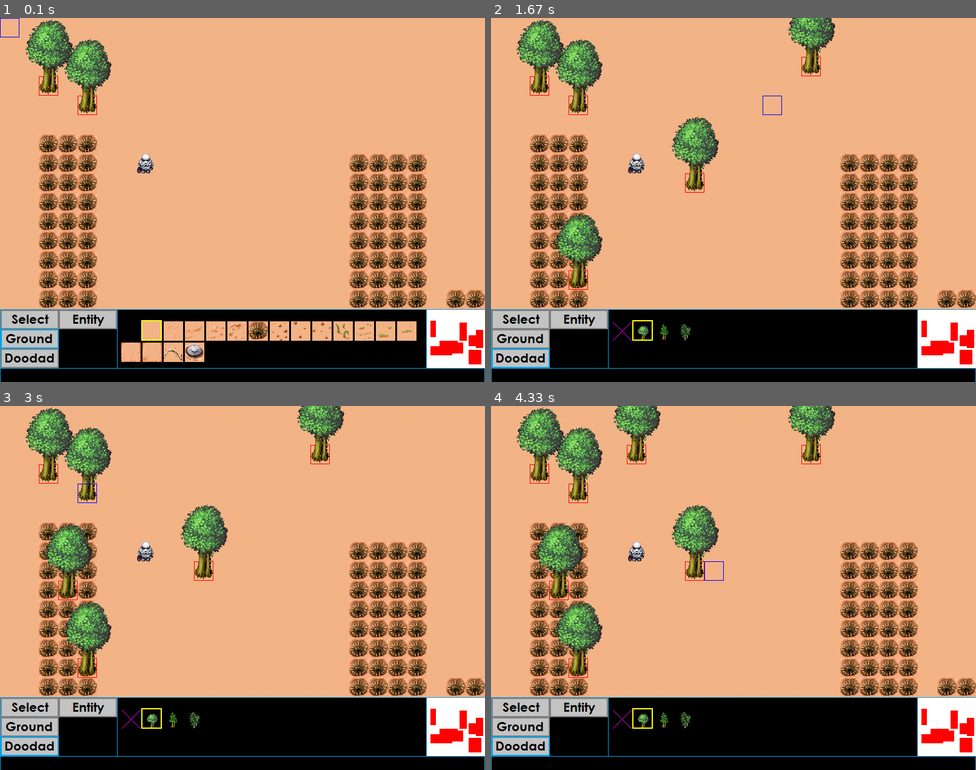
Above: before the commit, frames 1-4 (two rows, left to right).
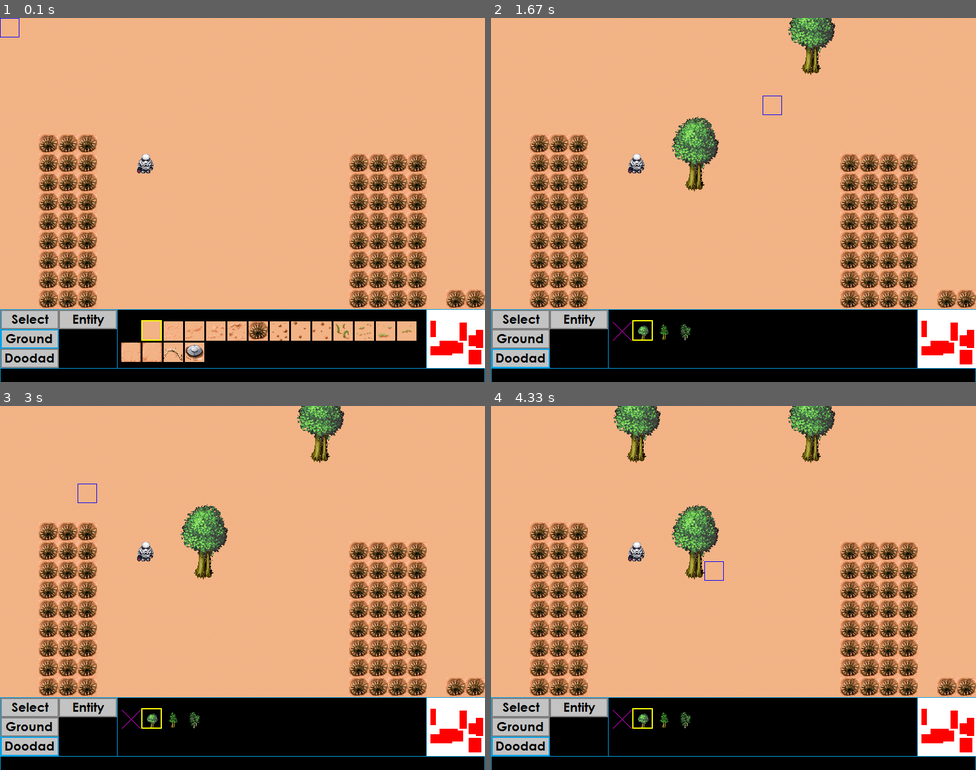
Above: after the commit, the same moments.

Repository: Xitog/tallentaa
Game: pygame game, started from trunk/projet_rts/python/simple_editor.py
The game is run twice, just before and just after one commit, with the same random seed, the same clock (stepped at 60 frames per second) and the same inputs. The source is Python 2; it was converted automatically to run under Python 3.
Inputs (mouse positions are in pixels of both pictures, inside the frame that each line leads up to):
- Up to frame 1 (0.1 s): no input
- Up to frame 2 (1.67 s): tap M at 0.33 s; press the mouse at (583, 287) at 0.7 s; move the mouse to (694, 178) at 0.8 s; release the mouse at (806, 72) at 0.93 s; right-click (777, 105) at 1.55 s
- Up to frame 3 (3 s): click (63, 595) at 1.88 s; right-click (77, 500) at 2.55 s
- Up to frame 4 (4.33 s): click (636, 456) at 3.38 s; right-click (718, 569) at 3.72 s

The runs differ from the first frame. In frame 1, 2.3% of the frame differs, in the area x 5-23%, y 0-27%; in frame 2, 3.4%; in frame 3, 4.5%; in frame 4, 4.5%, in the area x 5-68%, y 0-75%.

Commit message:
Gestion des doodads de taille > 1,1. A tester !

Diff:
--- a/trunk/projet_rts/python/definition.py
+++ b/trunk/projet_rts/python/definition.py
@@ -115,6 +115,12 @@
     Doodad('tree3_ico', 'tree3', -48, -4*32, 1, 1),
 ]
 
+class DoodadUsed:
+    def __init__(self, doodad, x, y):
+        self.doodad = doodad
+        self.x = x
+        self.y = y
+
 #-----------------------------------------------------------------------
 # Entities
 #-----------------------------------------------------------------------
--- a/trunk/projet_rts/python/simple_editor.py
+++ b/trunk/projet_rts/python/simple_editor.py
@@ -170,7 +170,10 @@
                 #    if mx32 > 0 and mx32 < self.MAP_X and my32 > 0 and my32 < self.MAP_Y: print self.doodad[my32][mx32]
 
     def draw(self, surf):
-        surf.fill(Color(0, 0, 0, 255))
+        #surf.fill(Color(0, 0, 0, 255))
+        #
+        # Surface principale
+        #
         for yy in range(0, self.editor.MAX_Y+3):
             for xx in range(0, self.editor.MAX_X+1):
                 if xx+self.editor.X < self.editor.MAP_X and yy+self.editor.Y < self.editor.MAP_Y:
@@ -179,23 +182,38 @@
                     surf.blit(GROUND_DATA[g], (xx*32, yy*32))
                     # DOODAD
                     r = self.editor.doodad[yy+self.editor.Y][xx+self.editor.X]
-                    if r > 0:
-                        pygame.draw.rect(surf, Color(255, 0, 0, 128), (xx*32, yy*32, 32, 32), 1)
-                        surf.blit(DOODADS[r].tex, (xx*32+DOODADS[r].dev_x,yy*32+DOODADS[r].dev_y))
+                    #if r > 0:
+                    #    pygame.draw.rect(surf, Color(255, 0, 0, 128), (xx*32, yy*32, 32, 32), 1)
+                    #    surf.blit(DOODADS[r].tex, (xx*32+DOODADS[r].dev_x,yy*32+DOODADS[r].dev_y))
+                    if r != 0 and r is not None:
+                        surf.blit(r.doodad.tex, ((r.x-self.editor.X)*32+r.doodad.dev_x,(r.y-self.editor.Y)*32+r.doodad.dev_y))
                     # ENTITY
                     e = self.editor.entity[yy+self.editor.Y][xx+self.editor.X]
                     if e != 0 and e is not None: #surf.blit(ENTITY_DATA[e], (xx*32, yy*32))
                         if e.cat < 15: surf.blit(ENTITY_DATA[e.cat], ((e.x-self.editor.X)*32, (e.y-self.editor.Y)*32))
                         elif e.cat == 15: surf.blit(ENTITY_15, ((e.x-self.editor.X-e.sx)*32, (e.y-self.editor.Y-e.sy)*32)) # TOWER 15
                         elif e.cat == 16: surf.blit(ENTITY_16, ((e.x-self.editor.X-e.sx)*32, (e.y-self.editor.Y-e.sy)*32))
-        # mouse
+        #
+        # Curseur de la souris
+        #
         mx, my = pygame.mouse.get_pos()
-        #mx32 = mx / 32 + self.X
-        #my32 = my / 32 + self.Y
         if self.editor.mode == GROUND:
+            # on dessine un rectangle bleu de la taille de la texture.
             pygame.draw.rect(surf, (0, 0, 255), ((mx/32)*32, (my/32)*32, TEXTURES[self.editor.ground_content].size_x*32, TEXTURES[self.editor.ground_content].size_y*32), 1)
         elif self.editor.mode == DOODAD:
-            pygame.draw.rect(surf, (0, 0, 255), ((mx/32)*32, (my/32)*32, DOODADS[self.editor.doodad_content].size_x*32, DOODADS[self.editor.doodad_content].size_y*32), 1)
+            # on verifie si il n'y a rien dans [blocks] pour la taille du doodad.
+            # si oui, le rectangle du curseur est bleu, rouge sinon.
+            mx32 = mx / 32 + self.editor.X
+            my32 = my / 32 + self.editor.Y
+            there_is_something = False
+            for v in range(my32, my32+DOODADS[self.editor.doodad_content].size_y):
+                for w in range(mx32, mx32+DOODADS[self.editor.doodad_content].size_x):
+                    if self.editor.blocks[v][w] == 1 or self.editor.doodad[v][w] != 0:
+                        there_is_something = True
+            if there_is_something:
+                pygame.draw.rect(surf, (255, 0, 0), ((mx/32)*32, (my/32)*32, DOODADS[self.editor.doodad_content].size_x*32, DOODADS[self.editor.doodad_content].size_y*32), 1)
+            else:
+                pygame.draw.rect(surf, (0, 0, 255), ((mx/32)*32, (my/32)*32, DOODADS[self.editor.doodad_content].size_x*32, DOODADS[self.editor.doodad_content].size_y*32), 1)
 
 class Editor:
 
@@ -254,9 +272,9 @@
                 self.blocks[yy].append(0)
                 sys.stdout.write(str(self.doodad[yy][xx]))
         print
-        self.doodad[4][4] = 1
-        self.doodad[31][31] = 1
-        self.doodad[3][2] = 1
+        #self.doodad[4][4] = 1
+        #self.doodad[31][31] = 1
+        #self.doodad[3][2] = 1
         self.entity[7][7] = Entity(7, 7, 1) #1
 
         self.down = False
@@ -323,9 +341,11 @@
             self.update()
             self.draw()
 
+    # IO et UPDATE
     def update(self):
-        #---------------------------------------------------------------
-        # IO
+        #
+        # Get IO
+        #
         mx, my = pygame.mouse.get_pos()
         mx32 = mx / 32 + self.X
         my32 = my / 32 + self.Y
@@ -365,30 +385,43 @@
                 elif event.key == K_s:
                     f = file('out.svg', 'w')
                     pickle.dump(self.ground, f)
-
-        #---------------------------------------------------------------
-        # Update
+        #
+        # Scrolling
+        #
         if self.left or mx < 5:
             if self.X > 0:
                 self.X -= 1
-            print self.X, self.Y
+            #print self.X, self.Y
         if self.right or mx > 800-5:
             if self.X < self.MAP_X-self.MAX_X:
                 self.X += 1
-            print self.X, self.Y
+            #print self.X, self.Y
         if self.down or my > 600-5:
             if self.Y < self.MAP_Y-self.MAX_Y:
                 self.Y += 1
-            print self.X, self.Y
+            #print self.X, self.Y
         if self.up or my < 5:
             if self.Y > 0:
                 self.Y -= 1
-            print self.X, self.Y
-        #if left or right or down or up: print X, Y
+            #print self.X, self.Y
+        #
+        # Application du curseur
+        #
         if self.apply:
             if self.mode == DOODAD:
                 if mx32 >= 0 and mx32 < self.MAP_X and my32 >= 0 and my32 < self.MAP_Y:
-                    self.doodad[my32][mx32] = self.doodad_content
+                    # on empeche de mettre des doodads la ou [blocks] est a 1 et si il y a deja un doodad
+                    there_is_something = False
+                    for v in range(my32, my32+DOODADS[self.doodad_content].size_y):
+                        for w in range(mx32, mx32+DOODADS[self.doodad_content].size_x):
+                            if self.blocks[v][w] == 1 or self.doodad[v][w] != 0:
+                                there_is_something = True
+                    if not there_is_something:
+                        d = DoodadUsed(DOODADS[self.doodad_content], mx32, my32)
+                        for v in range(my32, my32+DOODADS[self.doodad_content].size_y):
+                            for w in range(mx32, mx32+DOODADS[self.doodad_content].size_x):
+                                self.doodad[my32][mx32] = d
+                        #self.doodad[my32][mx32] = self.doodad_content
             elif self.mode == GROUND:
                 if mx32 >= 0 and mx32 < self.MAP_X and my32 >= 0 and my32 < self.MAP_Y: #self.ground[my32][mx32] = self.ground_content
                     for v in range(my32, my32+TEXTURES[self.ground_content].size_y):
